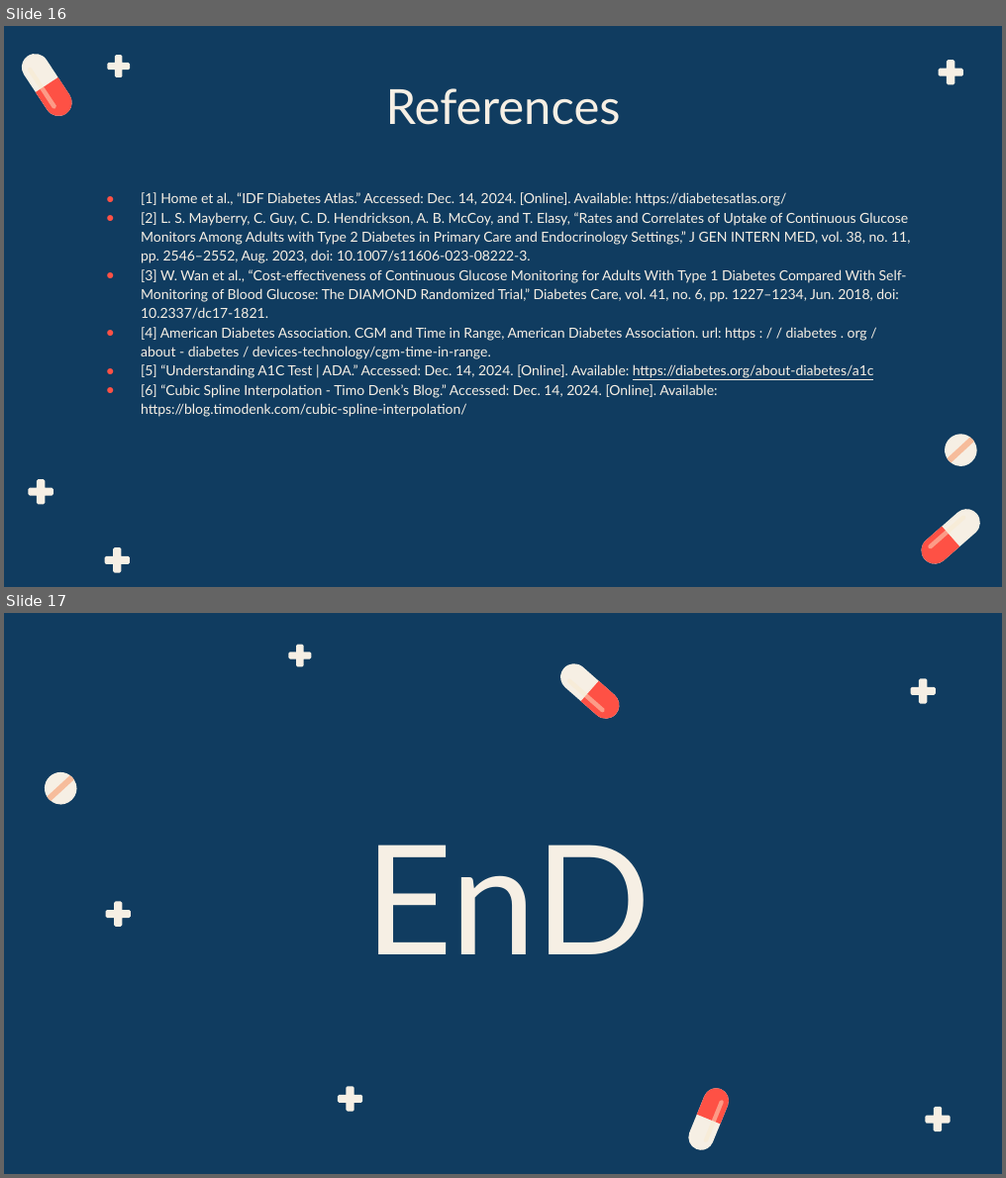
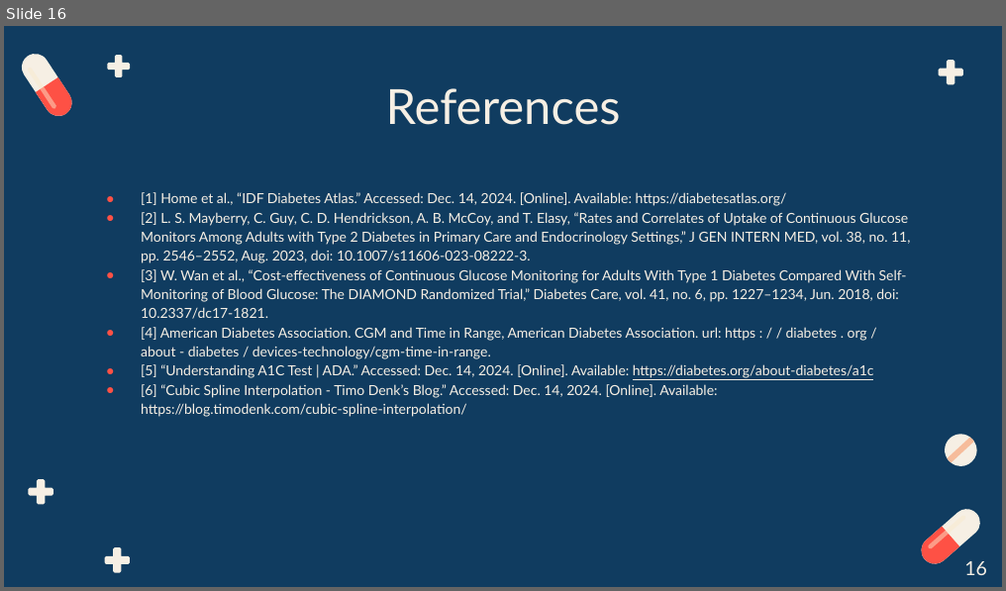
Before and after one commit to BME-Students/DDDM-Project7, a slide deck: From Finger Stick Blood Glucose Samples to the Predictive Power of continuous glucose monitoring.pptx. Shown one above the other, each under a label of ours: slides 16 and 17 before the commit, slide 16 after it. The pictures are 1006x1178 and 1006x591 pixels, drawn with LibreOffice and Linux fonts; fonts in the diff are those of the drawing. Boxes give left, top, right and bottom in pixels: in the first picture for what was removed or moved away, otherwise in the second. Text is boxed around its words. In the diff, an @@ line names an element or a change of style, - is before the commit and + after.

```diff
--- a/From Finger Stick Blood Glucose Samples to the Predictive Power of continuous glucose monitoring.pptx
+++ b/From Finger Stick Blood Glucose Samples to the Predictive Power of continuous glucose monitoring.pptx
@@ slide 17 removed at bbox=[4, 613, 1002, 1174], background #103C60 @@
@@ freeform shape removed at bbox=[288, 644, 311, 666] @@
@@ freeform shape removed at bbox=[555, 651, 625, 732] @@
@@ freeform shape removed at bbox=[566, 670, 606, 721] @@
@@ freeform shape removed at bbox=[576, 677, 625, 728] @@
@@ freeform shape removed at bbox=[910, 679, 935, 704] @@
@@ freeform shape removed at bbox=[43, 772, 82, 805] @@
@@ freeform shape removed at bbox=[47, 775, 74, 802] @@
@@ title removed at bbox=[365, 845, 650, 955] @@
-EnD
@@ freeform shape removed at bbox=[106, 901, 131, 927] @@
@@ freeform shape removed at bbox=[338, 1086, 362, 1111] @@
@@ freeform shape removed at bbox=[672, 1082, 745, 1157] @@
@@ freeform shape removed at bbox=[691, 1082, 739, 1131] @@
@@ freeform shape removed at bbox=[692, 1100, 735, 1145] @@
@@ freeform shape removed at bbox=[925, 1107, 950, 1132] @@
@@ slide 16 changed as well @@
@@ text added at bbox=[964, 562, 987, 575], 14 pt, text #F6EFE4 @@
+16
```
Also in this commit, not shown: 13 other slides changed, 2 slides added, 2 other slides removed, 4 other files.
